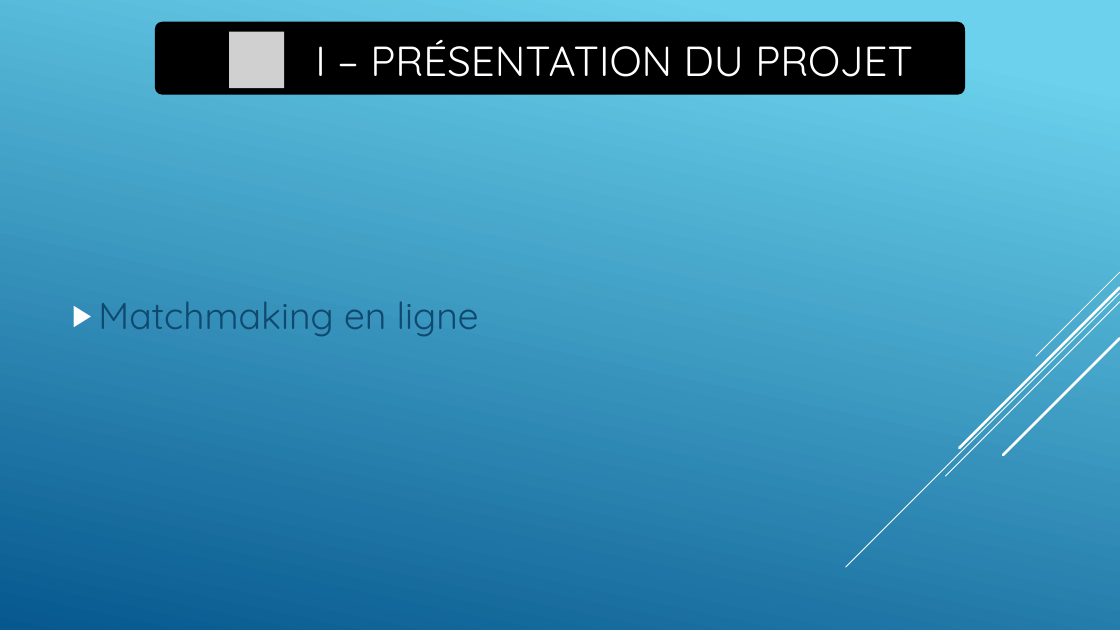
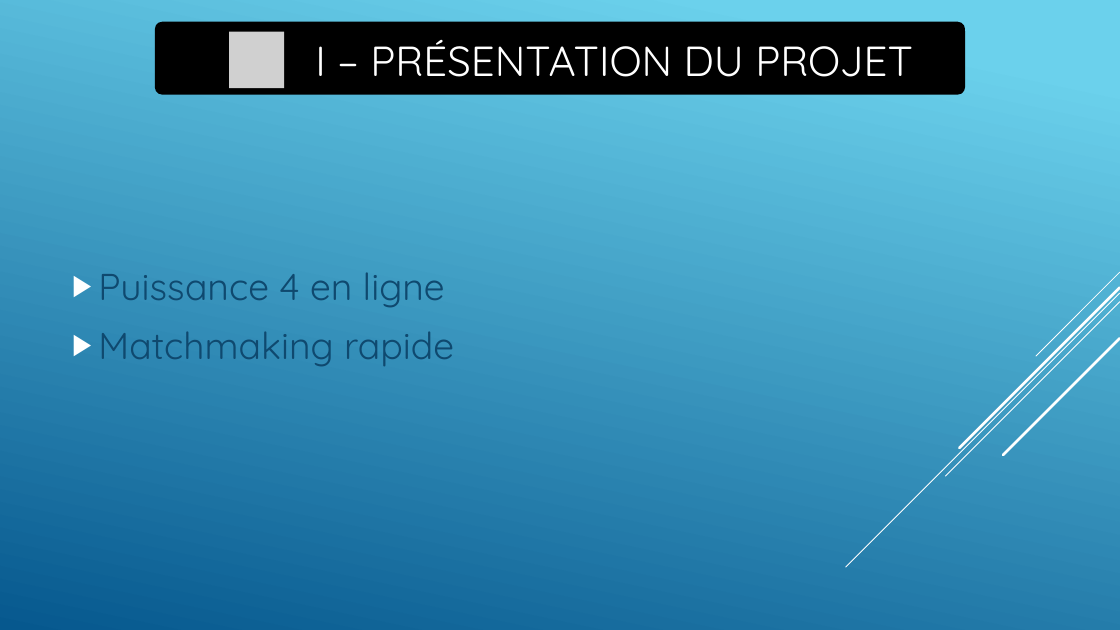
Before and after one commit to MathieuCaselles/Puissance_4_en_ligne, a slide deck: slide 3 of DEVLOGI.pptx. Drawn at 1120x630 pixels with LibreOffice and Linux fonts; fonts in the diff are those of the drawing; grey boxes stand for pictures. Boxes give left, top, right and bottom in pixels: in the first picture for what was removed or moved away, otherwise in the second. Text is boxed around its words. In the diff, an @@ line names an element or a change of style, - is before the commit and + after.

```diff
--- a/DEVLOGI.pptx
+++ b/DEVLOGI.pptx
@@ text at (98, 272, 454, 366): text changed @@
-▶ Matchmaking en ligne
+▶ Puissance 4 en ligne
+▶ Matchmaking rapide
```
Also in this commit, not shown: 2 other slides changed.
